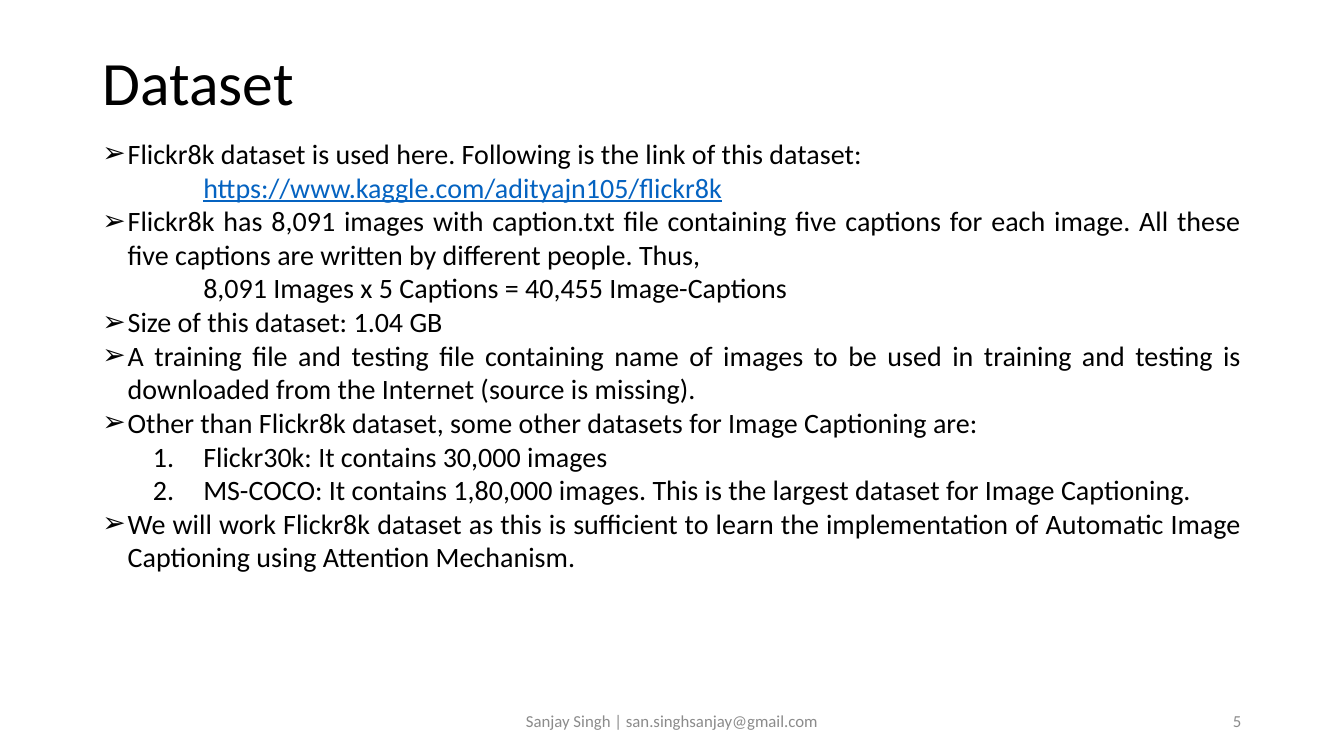
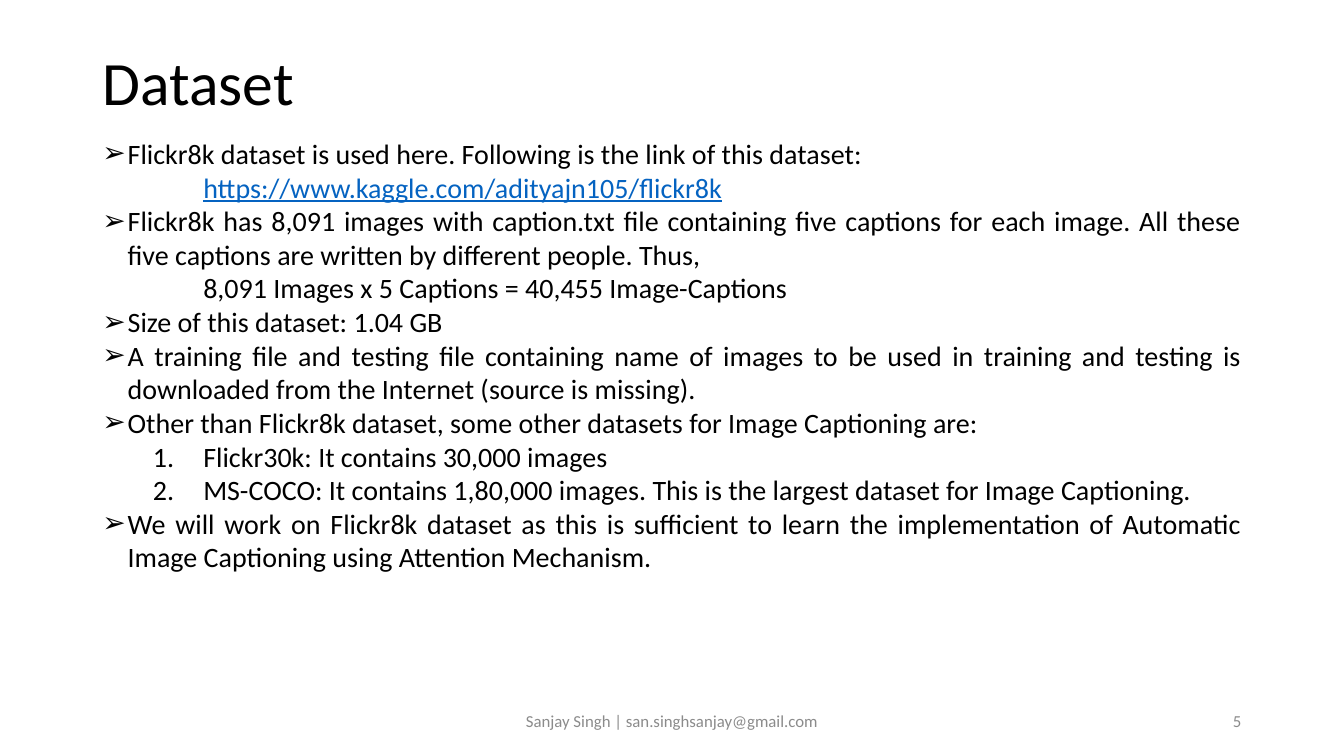
Before and after one commit to sansinghsanjay/Flickr8k_ImageCaptioning_AttentionMechanism, a slide deck: slide 5 of readme.pptx. Drawn at 1344x756 pixels with LibreOffice and Linux fonts; fonts in the diff are those of the drawing. Boxes give left, top, right and bottom in pixels: in the first picture for what was removed or moved away, otherwise in the second. Text is boxed around its words. In the diff, an @@ line names an element or a change of style, - is before the commit and + after.

```diff
--- a/readme.pptx
+++ b/readme.pptx
@@ text at (128, 514, 1241, 572): text changed @@
-➢ We will work Flickr8k dataset as this is sufficient to learn the implementation of Automatic Image Captioning using Attention Mechanism.
+➢ We will work on Flickr8k dataset as this is sufficient to learn the implementation of Automatic Image Captioning using Attention Mechanism.
```
Also in this commit, not shown: 8 other slides changed, 7 other files.
